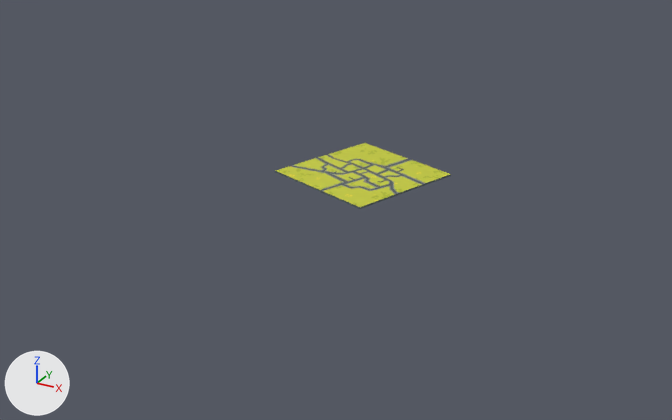
Before and after pictures for a commit that changed the Blender file assets/blender/map.blend.
Both versions are drawn from a 50 mm camera at (487.0, -953.0, 418.0) aimed at (-20.0, -32.0, -42.0). The lights are fixed; the arrows at lower left show +X, +Y and +Z. The older version comes first.
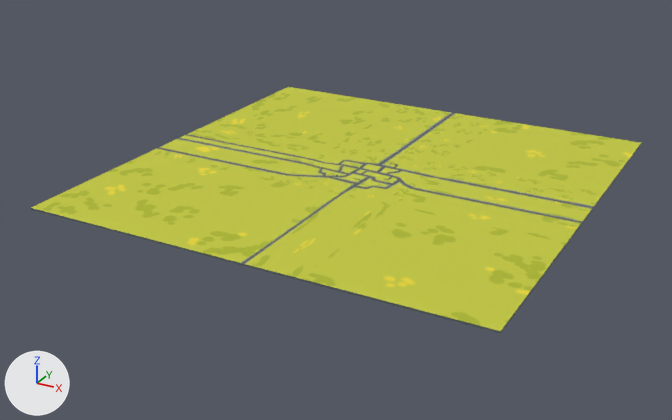
What differs and where, as boxes [x1, y1, x2, y2] in the pictures (672 x 420 px):
'Plane', reshaped, turned
    before: [275, 143, 451, 209]
    after: [31, 87, 641, 333]

Diff of the bpy script that builds the scene:
```diff
--- a/assets/blender/map.blend.py
+++ b/assets/blender/map.blend.py
@@ me_plane_001 @@
 # used by ob_plane; location = (0.0, 0.0, 0.0); rotation_euler = (0.0, 0.0, -0.338), in degrees (0, 0, -19)
-me_plane_001.from_pydata(...)  # 607 vertices, 340 faces; spans x -76.0..76.0, y -76.0..76.0, z -2.0..0.0
+me_plane_001.from_pydata(...)  # 696 vertices, 429 faces; spans x -277.0..277.0, y -277.0..276.0, z -2.0..0.0
+# me_plane_001 part 1
+# 5 vertices are removed from x -76.0..76.0, y -76.0..76.0, z 0.0
+# 37 faces are deleted
+# 13 vertices are added at x -277.0..277.0, y -277.0..276.0, z 0.0
+# 28 new vertices lie (-201.0, 0.0, 0.0) away from vertices in x -76.0, y -76.0..76.0, z -2.0..0.0
+# 21 new vertices lie (201.0, 0.0, 0.0) away from vertices in x 76.0, y -76.0..76.0, z -2.0..0.0
+# 16 new vertices lie (0.0, 200.0, 0.0) away from vertices in x -277.0..277.0, y 76.0, z -2.0..0.0
+# 16 new vertices lie (0.0, -201.0, 0.0) away from vertices in x -277.0..277.0, y -76.0, z -2.0..0.0
+# 126 new faces join them
 me_plane_001.materials.append(mat_material_002)
@@ ob_plane @@
 ob_plane.location = (0.0, 0.0, 0.0)
-ob_plane.rotation_euler = (0.0, 0.0, -0.338)  # degrees (0, 0, -19)
```
